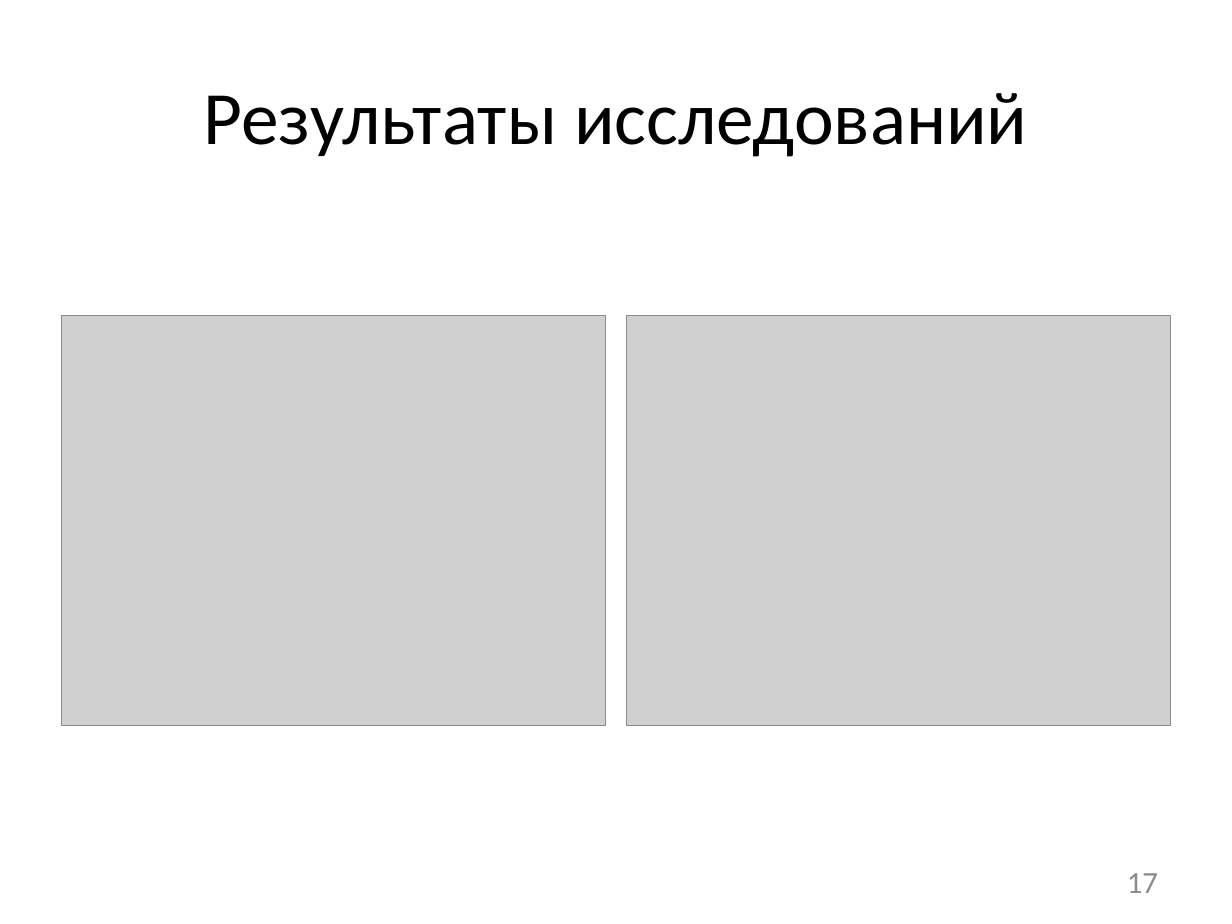
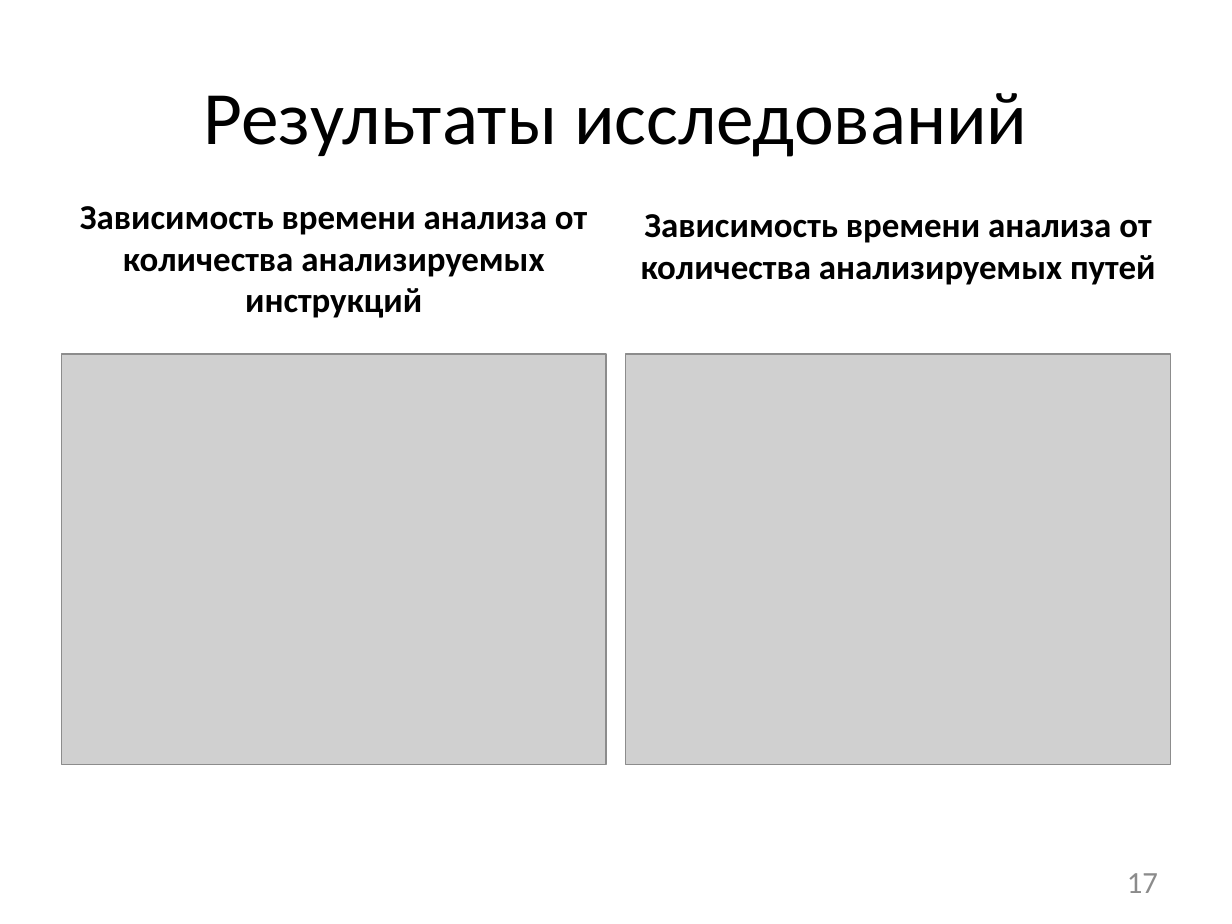
Before and after one commit to afrolovskiy/diplom, a slide deck: slide 17 of presentations/diplom/static race detection.pptx. Drawn at 1232x924 pixels with LibreOffice and Linux fonts; fonts in the diff are those of the drawing; grey boxes stand for pictures. Boxes give left, top, right and bottom in pixels: in the first picture for what was removed or moved away, otherwise in the second. Text is boxed around its words. In the diff, an @@ line names an element or a change of style, - is before the commit and + after.

Commit message:
tmp

```diff
--- a/presentations/diplom/static race detection.pptx
+++ b/presentations/diplom/static race detection.pptx
@@ text added at bbox=[80, 206, 587, 318], 20.4 pt, text #000000, bold @@
+Зависимость времени анализа от количества анализируемых инструкций
@@ text added at bbox=[641, 214, 1156, 285], 20.4 pt, text #000000, bold @@
+Зависимость времени анализа от количества анализируемых путей
@@ picture: place and size @@
-picture at bbox=[62, 315, 606, 726]
+picture at bbox=[62, 354, 606, 764]
@@ picture: place and size @@
-picture at bbox=[626, 315, 1170, 726]
+picture at bbox=[626, 354, 1170, 764]
```
Also in this commit, not shown: 4 other slides changed.
